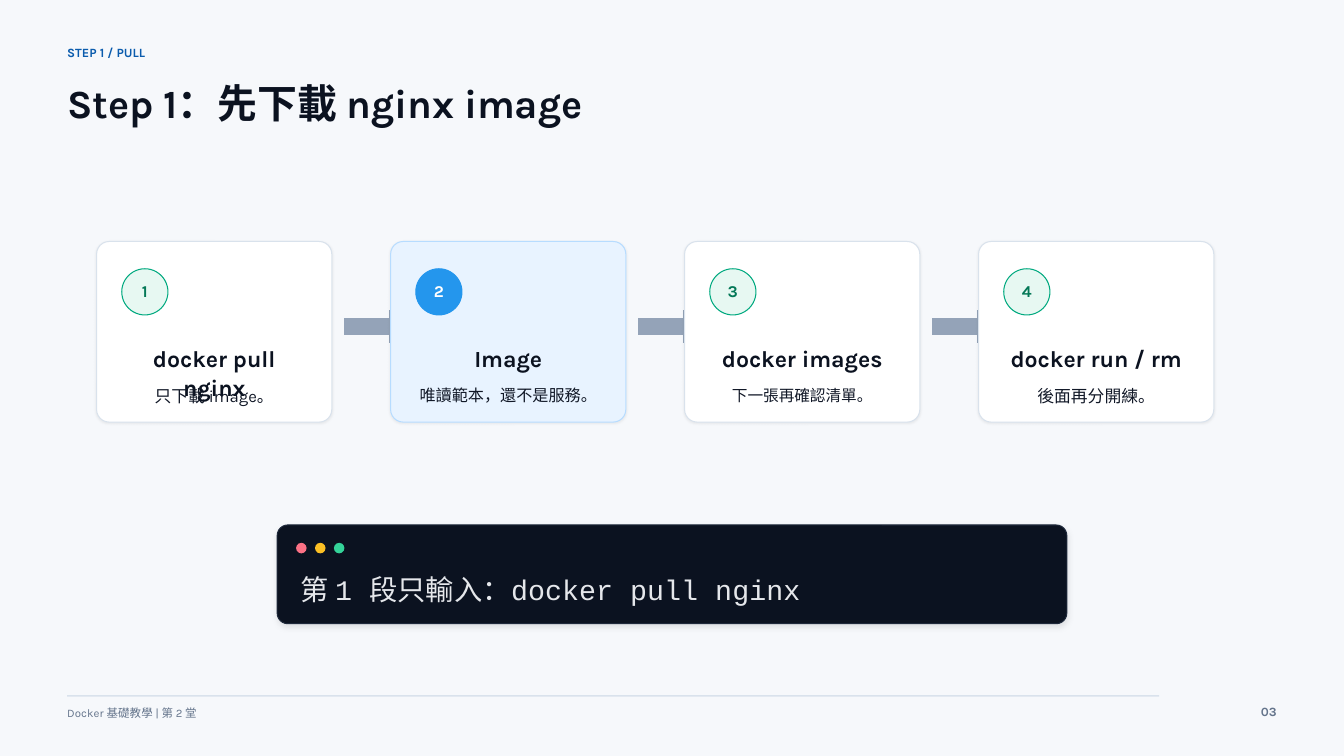
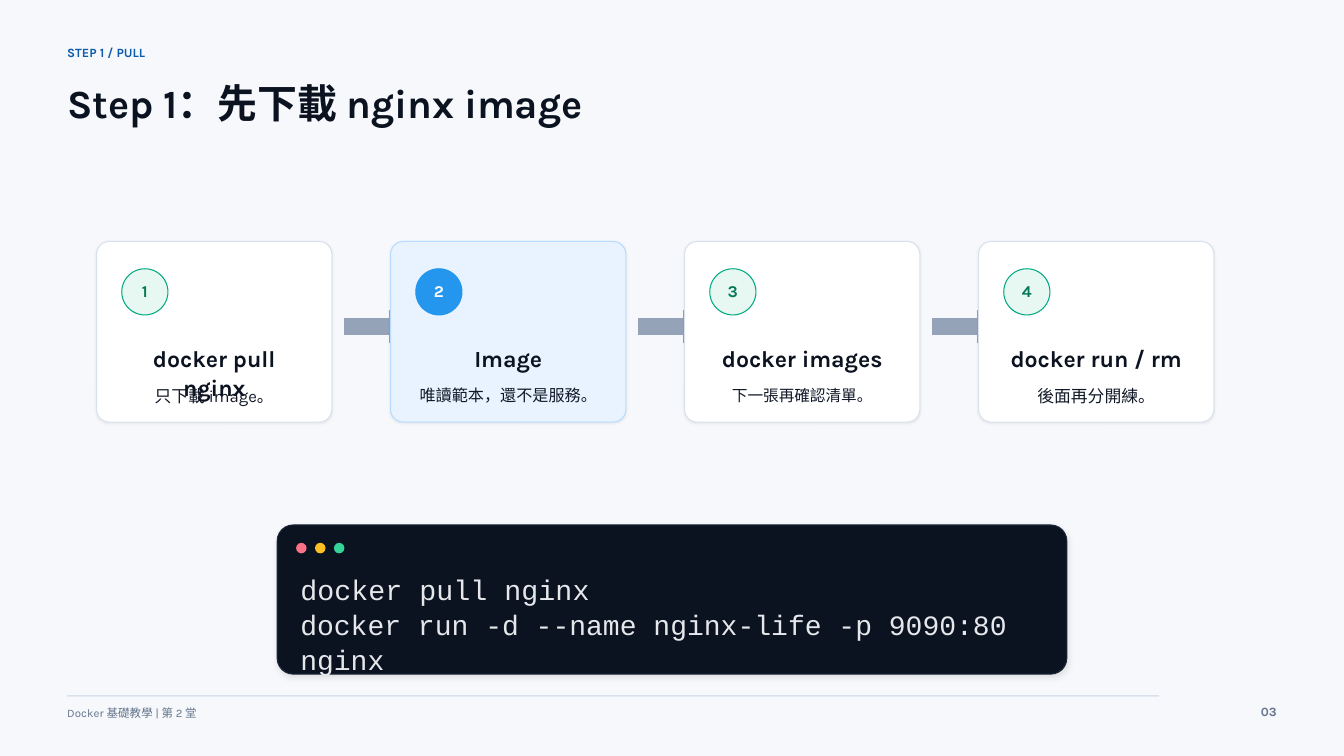
Before and after one commit to lalalalaluk/docker-practice, a slide deck: slide 3 of slides/docker-session2-flask-volume.pptx. Drawn at 1344x756 pixels with LibreOffice and Linux fonts; fonts in the diff are those of the drawing. Boxes give left, top, right and bottom in pixels: in the first picture for what was removed or moved away, otherwise in the second. Text is boxed around its words. In the diff, an @@ line names an element or a change of style, - is before the commit and + after.

Commit message:
Update Docker session slides

```diff
--- a/slides/docker-session2-flask-volume.pptx
+++ b/slides/docker-session2-flask-volume.pptx
@@ rounded rectangle: place and size @@
-rounded rectangle at box(277, 525, 1067, 624)
+rounded rectangle at box(277, 525, 1067, 675)
@@ text at box(300, 580, 1007, 641): text changed; size 20.2 to 20 pt @@
-第 1 段只輸入：docker pull nginx
+docker pull nginx
+docker run -d --name nginx-life -p 9090:80 nginx
```
Also in this commit, not shown: 15 other slides changed, 14 slides removed, 2 other files.
